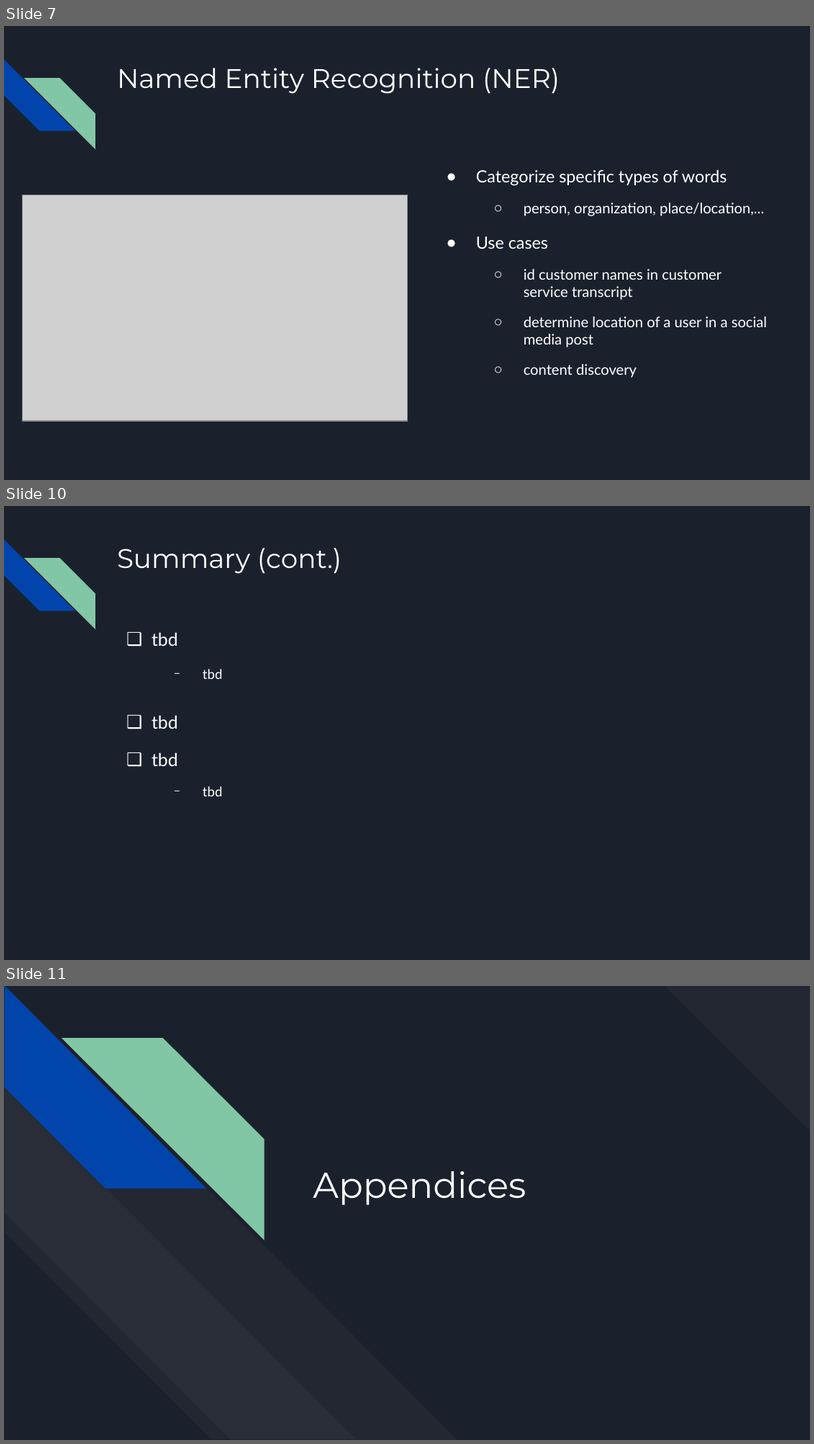
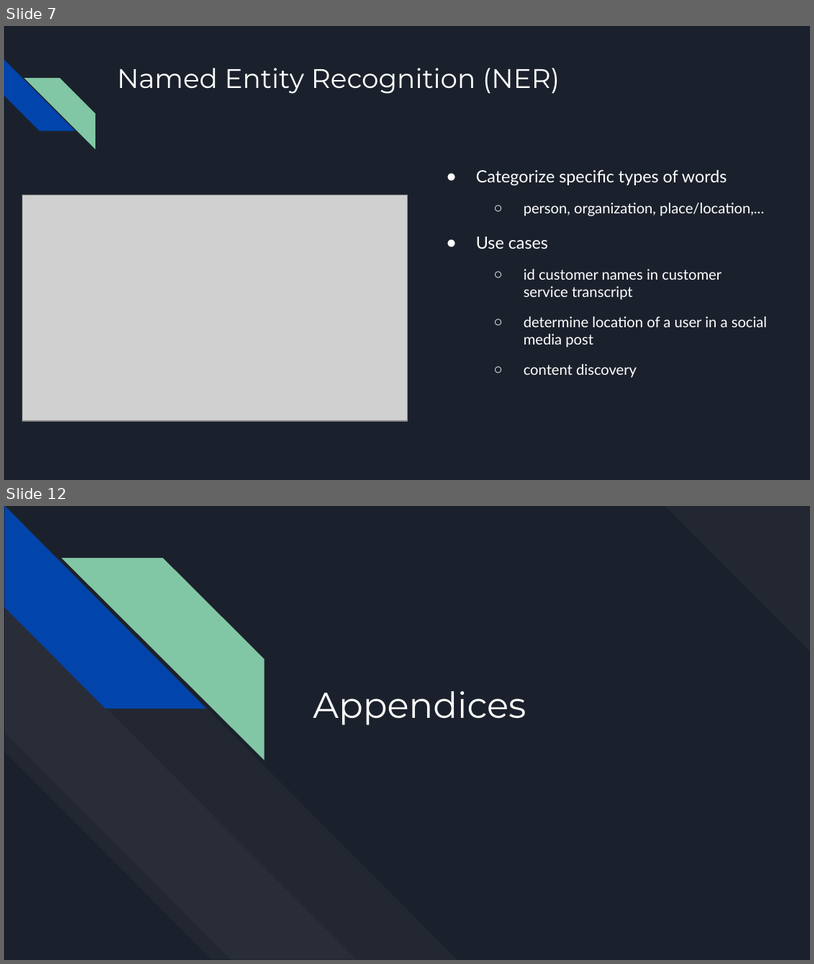
Before and after one commit to MichaelSzczepaniak/WordEmbeddings, a slide deck: word_embeddings_30min.odp. Shown one above the other, each under a label of ours: slides 7, 10 and 11 before the commit, slides 7 and 12 after it; the slides between them are not shown. The pictures are 814x1444 and 814x964 pixels, drawn with LibreOffice and Linux fonts; fonts in the diff are those of the drawing; grey boxes stand for pictures. Boxes give left, top, right and bottom in pixels: in the first picture for what was removed or moved away, otherwise in the second. Text is boxed around its words. In the diff, an @@ line names an element or a change of style, - is before the commit and + after.

```diff
--- a/word_embeddings_30min.odp
+++ b/word_embeddings_30min.odp
@@ slide 10 removed at box(4, 506, 810, 960), background #1B212C; not listed: 2 template elements that a slide beside it also shows @@
@@ title removed at box(117, 548, 342, 574) @@
-Summary (cont.)
@@ text removed at box(152, 632, 223, 796) @@
-❑ tbd
-  − tbd
-❑ tbd
-❑ tbd
-  − tbd
@@ what was slide 11 is now slide 12 @@
```
Also in this commit, not shown: 2 slides changed, 4 slides added, 2 other slides removed.
